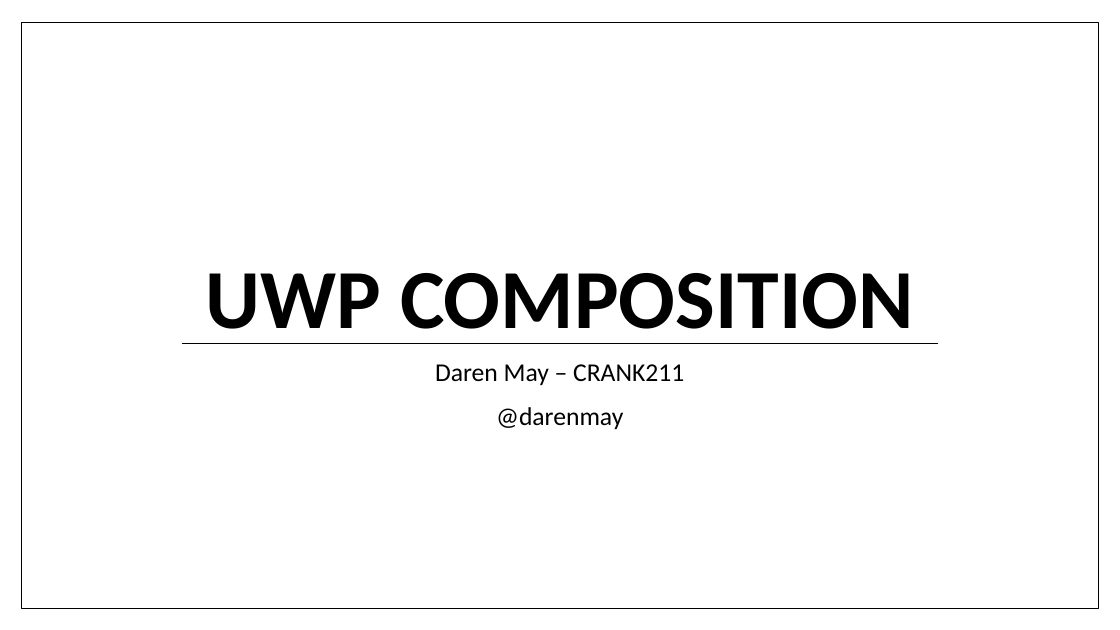
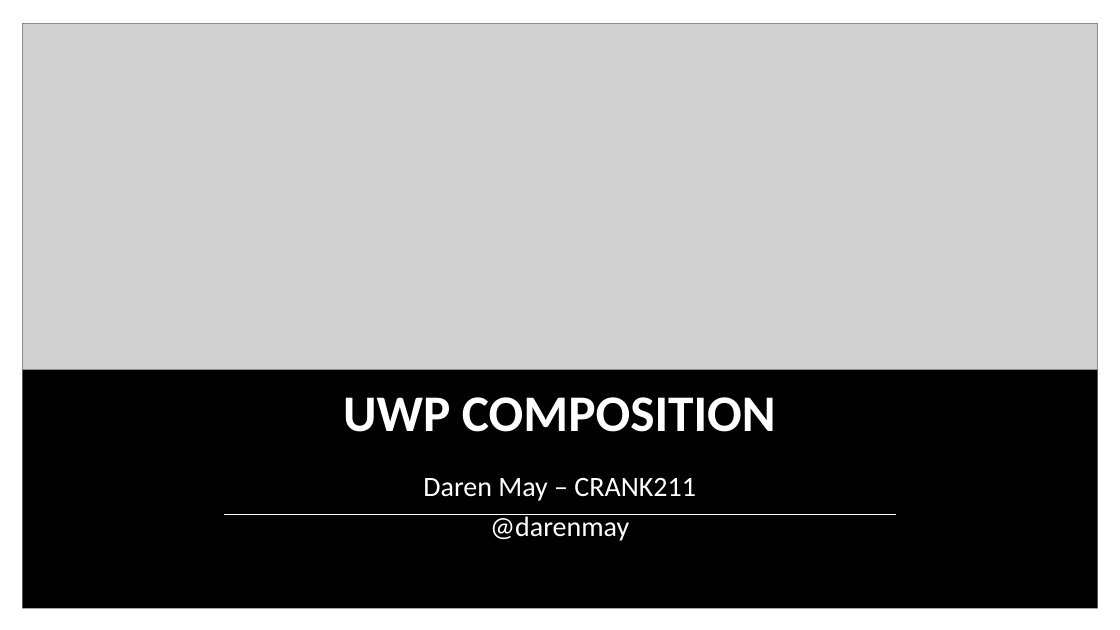
Before and after one commit to darenm/CompositionSession, a slide deck: slide 1 of DDD2016-Composition.pptx. Drawn at 1120x630 pixels with LibreOffice and Linux fonts; fonts in the diff are those of the drawing; grey boxes stand for pictures. Boxes give left, top, right and bottom in pixels: in the first picture for what was removed or moved away, otherwise in the second. Text is boxed around its words. In the diff, an @@ line names an element or a change of style, - is before the commit and + after.

Commit message:
Updates

```diff
--- a/DDD2016-Composition.pptx
+++ b/DDD2016-Composition.pptx
@@ rectangle added at box(0, 0, 1120, 630), fill #FFFFFF @@
@@ rectangle removed at box(21, 23, 1098, 608) @@
@@ rectangle added at box(23, 24, 1098, 608), fill #000000 @@
@@ picture added at box(23, 24, 1098, 370) @@
@@ line removed from (181, 343) to (938, 343) @@
@@ title "UWP COMPOSITION": place and size @@
-title "UWP COMPOSITION" at box(206, 273, 913, 344)
+title "UWP COMPOSITION" at box(343, 397, 776, 432)
@@ title "UWP COMPOSITION" at box(343, 397, 776, 432): size 72 to 44 pt, text colour #000000 to #FFFFFF @@
@@ subtitle "Daren May – CRANK211": place and size @@
-subtitle "Daren May – CRANK211" at box(435, 364, 684, 429)
+subtitle "Daren May – CRANK211" at box(423, 478, 695, 541)
@@ subtitle "Daren May – CRANK211" at box(423, 478, 695, 541): size 22 to 24 pt, text colour #000000 to #FFFFFF; line spacing 0.9 to 0.7 @@
@@ line added from (224, 514) to (897, 514), #FFFFFF 0.79 pt @@
```
Also in this commit, not shown: 2 other slides changed.
